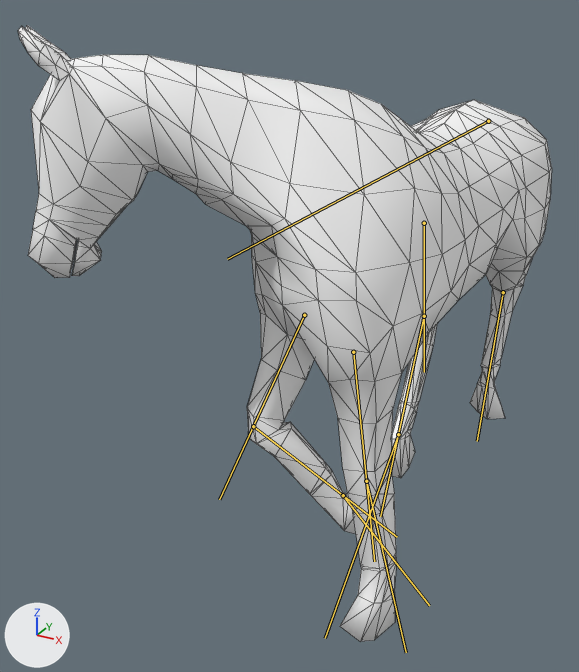
A saved change to the glTF model Contents/mods/HorseMod/common/media/anims_X/Horse/Horse_Walk_Right.glb.
Both versions are drawn from a camera (50 mm lens) standing at (0.52, -1.503, 1.078) and looking at (-0.222, -0.155, 0.404). Lighting does not change. The marker at lower left points along +X, +Y and +Z. Both versions are drawn at frame 31 of the action 'Horse_Walk_Right'; the numbers are the values there. The bones that change are drawn over the model as lines. Mesh edges are drawn as thin lines.

Names of what the first picture shows: 'GEO-Horse'.
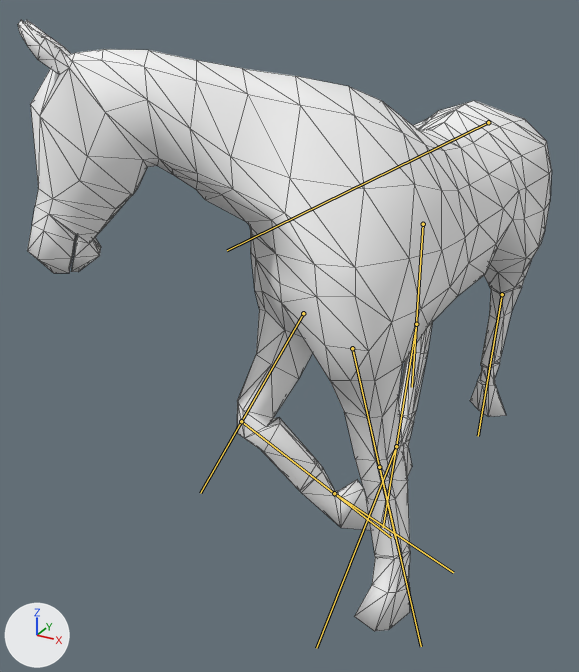
Diff of the bpy script that builds the scene:
```diff
--- a/Contents/mods/HorseMod/common/media/anims_X/Horse/Horse_Walk_Right.glb.py
+++ b/Contents/mods/HorseMod/common/media/anims_X/Horse/Horse_Walk_Right.glb.py
@@ bone_bip01 @@
 bone_bip01 = bpy.data.objects['Bip01'].pose.bones['Bip01']  # child of 'Bip01_Root'
-bone_bip01.location = (-0.002, 0.017, -0.058)
-bone_bip01.rotation_quaternion = (1.0, -0.007, 0.0, 0.0)  # degrees (-1, 0, 0)
+bone_bip01.location = (-0.002, 0.017, -0.063)
+bone_bip01.rotation_quaternion = (1.0, 0.0, 0.0, 0.0)  # degrees (0, 0, 0)
@@ bone_def_radius_l @@
 bone_def_radius_l = bpy.data.objects['Bip01'].pose.bones['DEF_Radius.L']  # child of 'DEF_Shoulder.L'
-bone_def_radius_l.rotation_quaternion = (0.994, 0.0, -0.087, -0.07)  # degrees (1, -10, -8)
+bone_def_radius_l.rotation_quaternion = (0.988, 0.098, -0.087, -0.08)  # degrees (12, -9, -10)
@@ bone_def_frontcannon_l @@
 bone_def_frontcannon_l = bpy.data.objects['Bip01'].pose.bones['DEF_FrontCannon.L']  # child of 'DEF_Radius.L'
-bone_def_frontcannon_l.rotation_quaternion = (0.996, 0.084, 0.0, -0.004)  # degrees (10, 0, 0)
+bone_def_frontcannon_l.rotation_quaternion = (1.0, -0.029, 0.0, 0.001)  # degrees (-3, 0, 0)
@@ bone_def_radius_r @@
 bone_def_radius_r = bpy.data.objects['Bip01'].pose.bones['DEF_Radius.R']  # child of 'DEF_Shoulder.R'
-bone_def_radius_r.rotation_quaternion = (0.931, -0.244, 0.272, 0.018)  # degrees (-31, 31, -7)
+bone_def_radius_r.rotation_quaternion = (0.914, -0.291, 0.282, 0.02)  # degrees (-38, 32, -9)
@@ bone_def_frontcannon_r @@
 bone_def_frontcannon_r = bpy.data.objects['Bip01'].pose.bones['DEF_FrontCannon.R']  # child of 'DEF_Radius.R'
-bone_def_frontcannon_r.rotation_quaternion = (0.817, 0.576, 0.0, 0.029)  # degrees (70, -2, 3)
+bone_def_frontcannon_r.rotation_quaternion = (0.787, 0.617, 0.0, 0.031)  # degrees (76, -2, 3)
@@ bone_def_fronthoof_r @@
 bone_def_fronthoof_r = bpy.data.objects['Bip01'].pose.bones['DEF_FrontHoof.R']  # child of 'DEF_FrontCannon.R'
-bone_def_fronthoof_r.rotation_quaternion = (0.902, 0.426, -0.042, 0.064)  # degrees (50, -7, 5)
+bone_def_fronthoof_r.rotation_quaternion = (0.843, 0.527, -0.006, 0.109)  # degrees (63, -7, 10)
@@ bone_def_rearcannon_l @@
 bone_def_rearcannon_l = bpy.data.objects['Bip01'].pose.bones['DEF_RearCannon.L']  # child of 'DEF_Gaskin.L'
-bone_def_rearcannon_l.rotation_quaternion = (1.0, 0.009, 0.0, 0.0)  # degrees (1, 0, 0)
+bone_def_rearcannon_l.rotation_quaternion = (0.999, 0.047, 0.0, -0.002)  # degrees (5, 0, 0)
@@ bone_def_gaskin_r @@
 bone_def_gaskin_r = bpy.data.objects['Bip01'].pose.bones['DEF_Gaskin.R']  # child of 'DEF_Pelvis.R'
-bone_def_gaskin_r.rotation_quaternion = (0.985, -0.171, -0.002, -0.012)  # degrees (-20, 0, -1)
+bone_def_gaskin_r.rotation_quaternion = (0.963, -0.27, 0.001, -0.019)  # degrees (-31, -1, -2)
@@ bone_def_rearcannon_r @@
 bone_def_rearcannon_r = bpy.data.objects['Bip01'].pose.bones['DEF_RearCannon.R']  # child of 'DEF_Gaskin.R'
-bone_def_rearcannon_r.rotation_quaternion = (0.995, -0.097, 0.0, -0.004)  # degrees (-11, 0, 0)
+bone_def_rearcannon_r.rotation_quaternion = (0.996, 0.089, 0.0, 0.004)  # degrees (10, 0, 0)
@@ bone_def_rearhoof_r @@
 bone_def_rearhoof_r = bpy.data.objects['Bip01'].pose.bones['DEF_RearHoof.R']  # child of 'DEF_RearCannon.R'
-bone_def_rearhoof_r.rotation_quaternion = (0.936, 0.35, -0.027, 0.017)  # degrees (41, -4, 1)
+bone_def_rearhoof_r.rotation_quaternion = (0.982, 0.189, -0.025, 0.005)  # degrees (22, -3, 0)
```

Where the change shows, as pixel boxes (x1, y1, x2, y2) in the pictures (579 x 672 px):
'GEO-Horse', posed: before (18, 25, 552, 642); after (18, 20, 552, 631)
bone 'Bip01', root to tip: before (488, 121) to (227, 259); after (488, 122) to (227, 250)
bone 'DEF_Radius.L', root to tip: before (353, 352) to (374, 561); after (352, 348) to (395, 538)
bone 'DEF_FrontCannon.L', root to tip: before (366, 481) to (406, 652); after (379, 467) to (421, 646)
bone 'DEF_Radius.R', root to tip: before (304, 315) to (219, 499); after (303, 313) to (200, 493)
bone 'DEF_FrontCannon.R', root to tip: before (253, 426) to (397, 537); after (241, 421) to (391, 537)
bone 'DEF_FrontHoof.R', root to tip: before (343, 495) to (429, 605); after (334, 493) to (453, 572)
bone 'DEF_RearCannon.L', root to tip: before (503, 292) to (477, 441); after (502, 294) to (478, 436)
bone 'DEF_Gaskin.R', root to tip: before (424, 223) to (424, 372); after (423, 224) to (412, 387)
bone 'DEF_RearCannon.R', root to tip: before (424, 316) to (380, 516); after (416, 324) to (383, 527)
bone 'DEF_RearHoof.R', root to tip: before (398, 434) to (325, 638); after (396, 446) to (316, 648)
